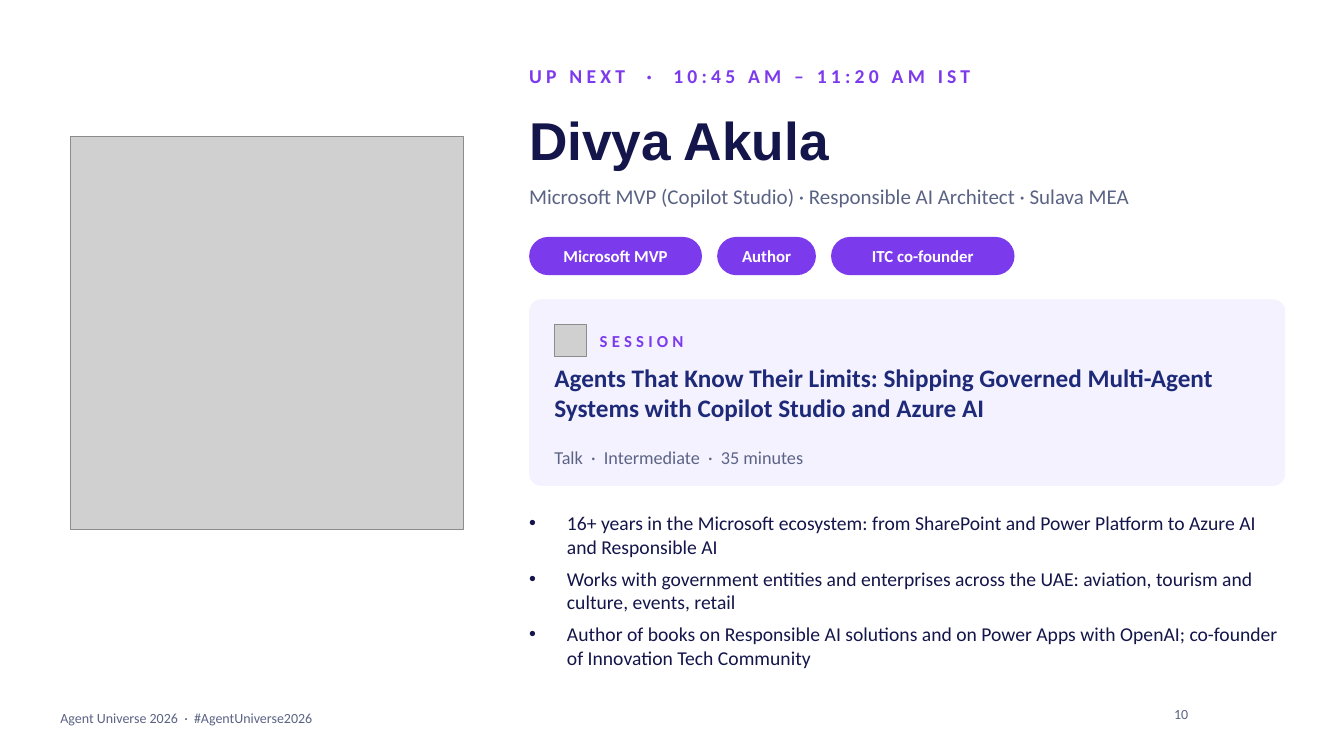
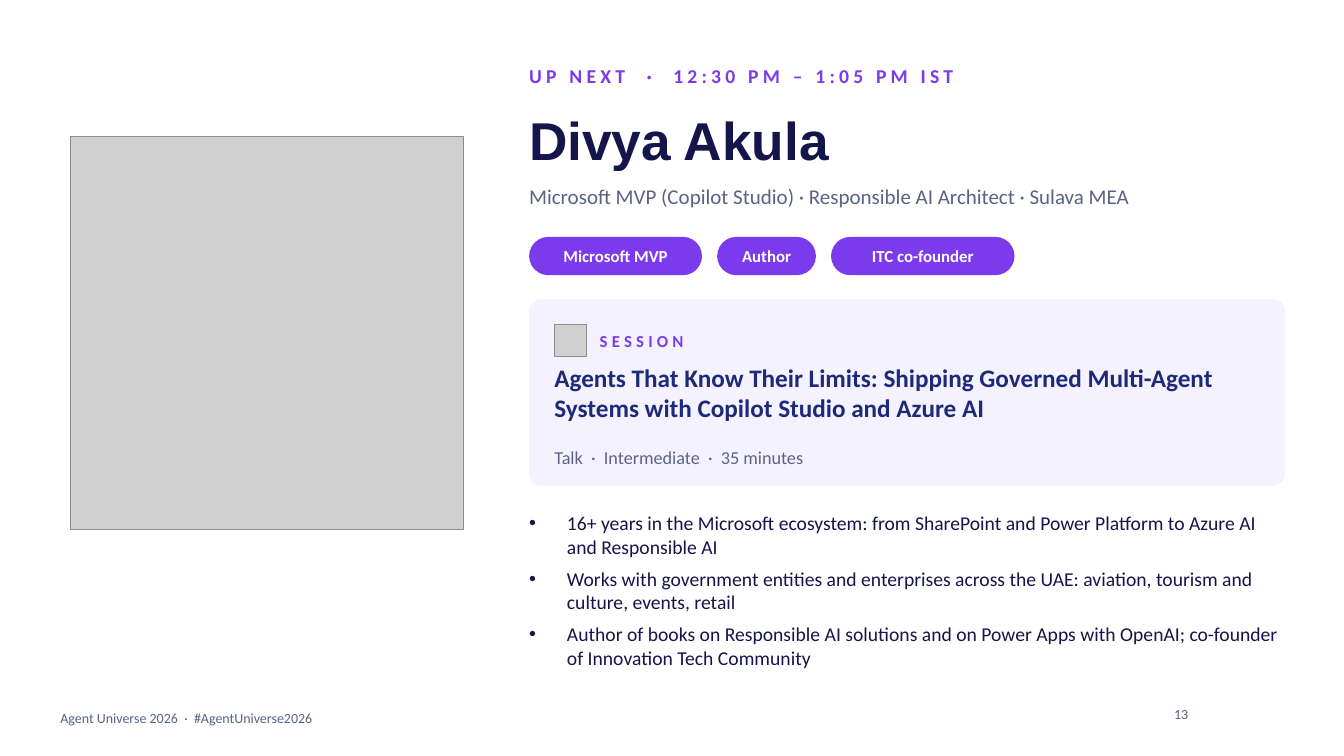
Before and after one commit to prathapm14/agent-universe-2026, a slide deck: slide 13 of slides/agent-universe-2026-host-deck.pptx (slide 10 before the commit). Drawn at 1344x756 pixels with LibreOffice and Linux fonts; fonts in the diff are those of the drawing; grey boxes stand for pictures; background and template pictures are left out. Boxes give left, top, right and bottom in pixels: in the first picture for what was removed or moved away, otherwise in the second. Text is boxed around its words. In the diff, an @@ line names an element or a change of style, - is before the commit and + after.

```diff
--- a/slides/agent-universe-2026-host-deck.pptx
+++ b/slides/agent-universe-2026-host-deck.pptx
@@ text at [529, 70, 953, 83]: text changed @@
-UP NEXT · 10:45 AM – 11:20 AM IST
+UP NEXT · 12:30 PM – 1:05 PM IST
@@ page number at [1174, 710, 1188, 719]: text changed @@
-10
+13
```
Also in this commit, not shown: 4 other slides changed, 36 other files.
